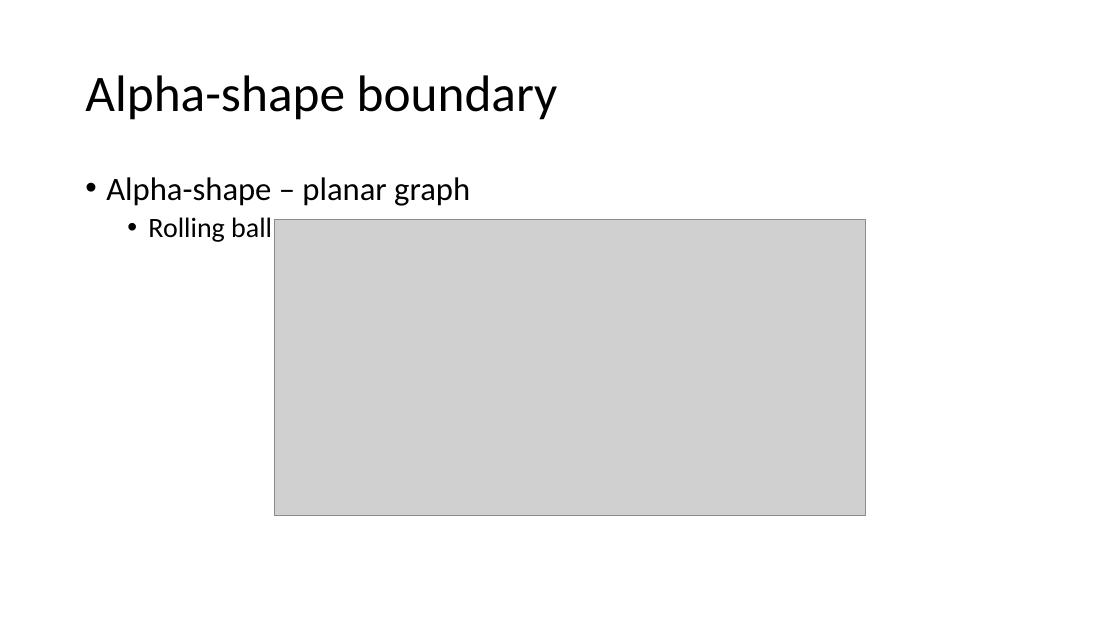
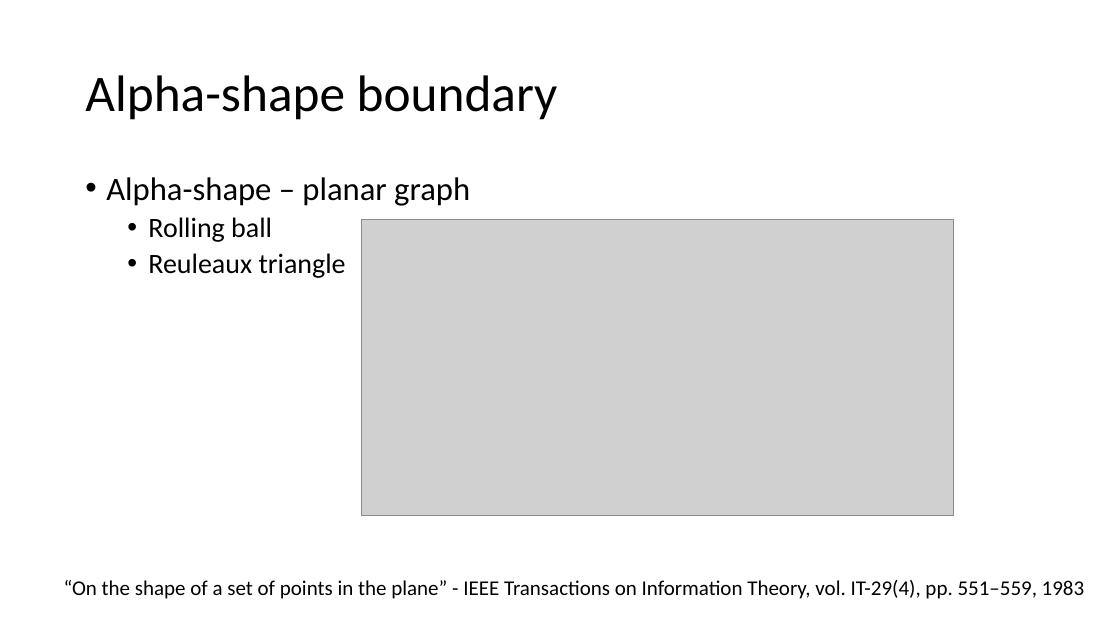
Before and after one commit to hungtt28/GeoRouting, a slide deck: slide 12 of doc/Beaconless-overview.pptx. Drawn at 1120x630 pixels with LibreOffice and Linux fonts; fonts in the diff are those of the drawing; grey boxes stand for pictures. Boxes give left, top, right and bottom in pixels: in the first picture for what was removed or moved away, otherwise in the second. Text is boxed around its words. In the diff, an @@ line names an element or a change of style, - is before the commit and + after.

```diff
--- a/doc/Beaconless-overview.pptx
+++ b/doc/Beaconless-overview.pptx
@@ picture moved from (x1=274, y1=219, x2=866, y2=516) to (x1=361, y1=219, x2=954, y2=516) @@
@@ text at (x1=148, y1=253, x2=346, y2=278): paragraph added @@
+  • Reuleaux triangle
@@ text added at (x1=64, y1=580, x2=1085, y2=599), 18 pt, text #000000 @@
+“On the shape of a set of points in the plane” - IEEE Transactions on Information Theory, vol. IT-29(4), pp. 551–559, 1983
```
Also in this commit, not shown: 2 other slides changed, 1 slide added, 2 other files.
